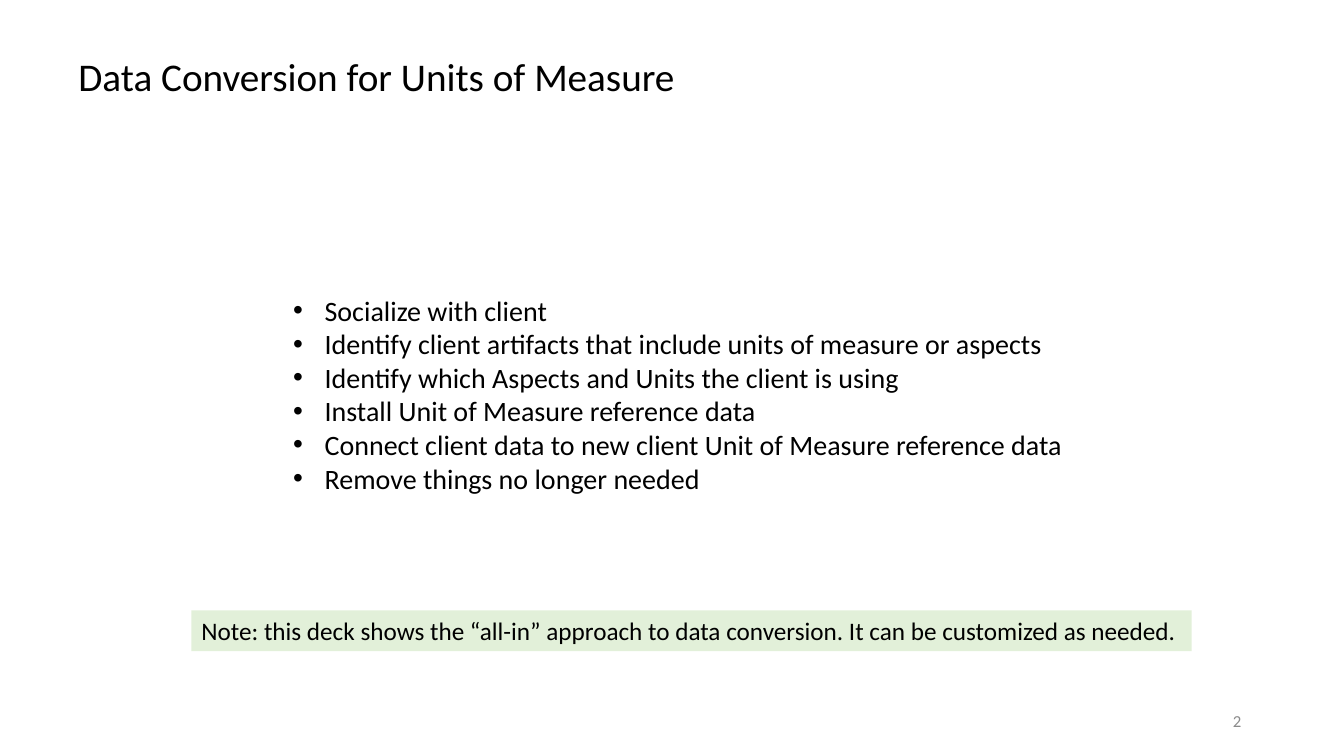
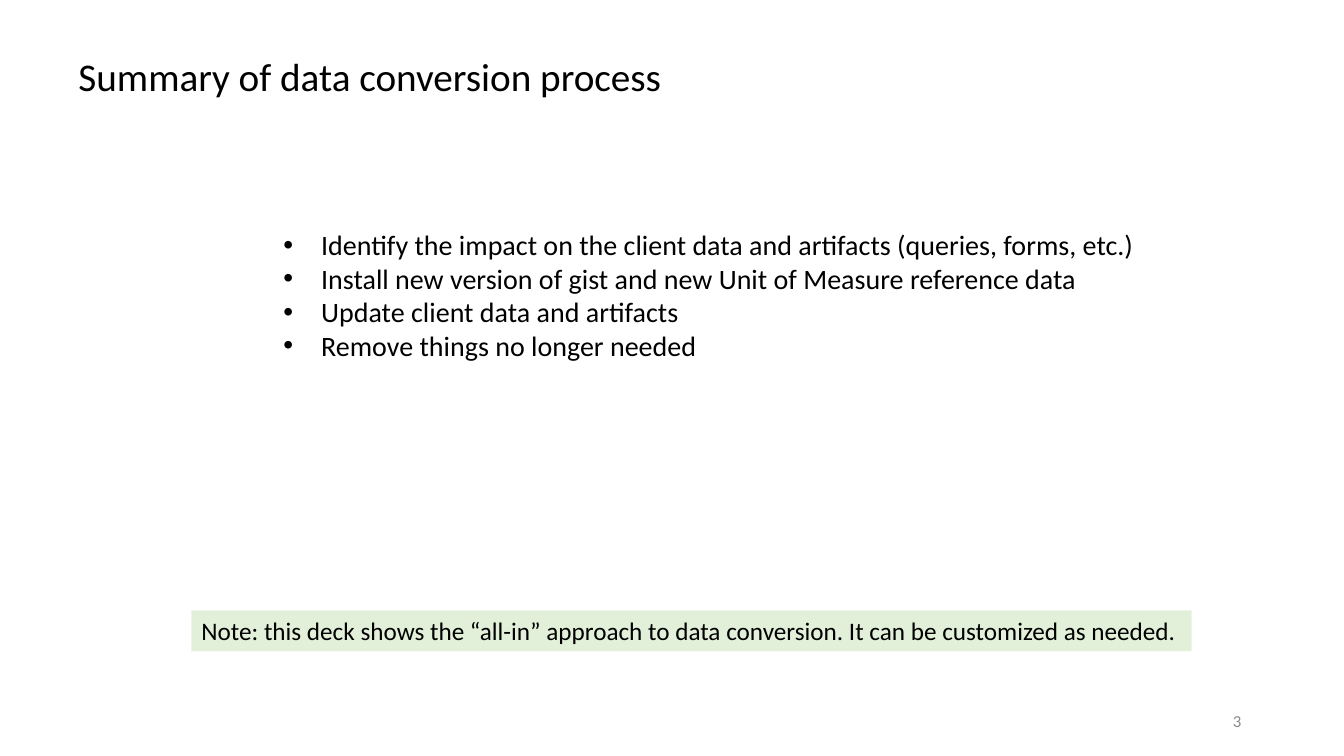
Before and after one commit to semanticarts/gist, a slide deck: slide 3 of migration/v13.0/uomDataConversion.pptx (slide 2 before the commit). Drawn at 1344x756 pixels with LibreOffice and Linux fonts; fonts in the diff are those of the drawing. Boxes give left, top, right and bottom in pixels: in the first picture for what was removed or moved away, otherwise in the second. Text is boxed around its words. In the diff, an @@ line names an element or a change of style, - is before the commit and + after.

Commit message:
updated document for data conversion

```diff
--- a/migration/v13.0/uomDataConversion.pptx
+++ b/migration/v13.0/uomDataConversion.pptx
@@ text at (78,63,661,98): text changed @@
-Data Conversion for Units of Measure
+Summary of data conversion process
@@ text "Identify the impact on the ...": place and size @@
-text "Identify the impact on the ..." at (325,301,1061,494)
+text "Identify the impact on the ..." at (321,234,1133,361)
@@ text at (321,234,1133,327): text changed @@
-• Socialize with client
-• Identify client artifacts that include units of measure or aspects
-• Identify which Aspects and Units the client is using
-• Install Unit of Measure reference data
-• Connect client data to new client Unit of Measure reference data
+• Identify the impact on the client data and artifacts (queries, forms, etc.)
+• Install new version of gist and new Unit of Measure reference data
+• Update client data and artifacts
@@ text at (321,336,696,361): indent changed @@
@@ page number at (1233,716,1241,727): text changed @@
-2
+3
```
Also in this commit, not shown: 15 other slides changed, 9 slides added, 4 slides removed.
